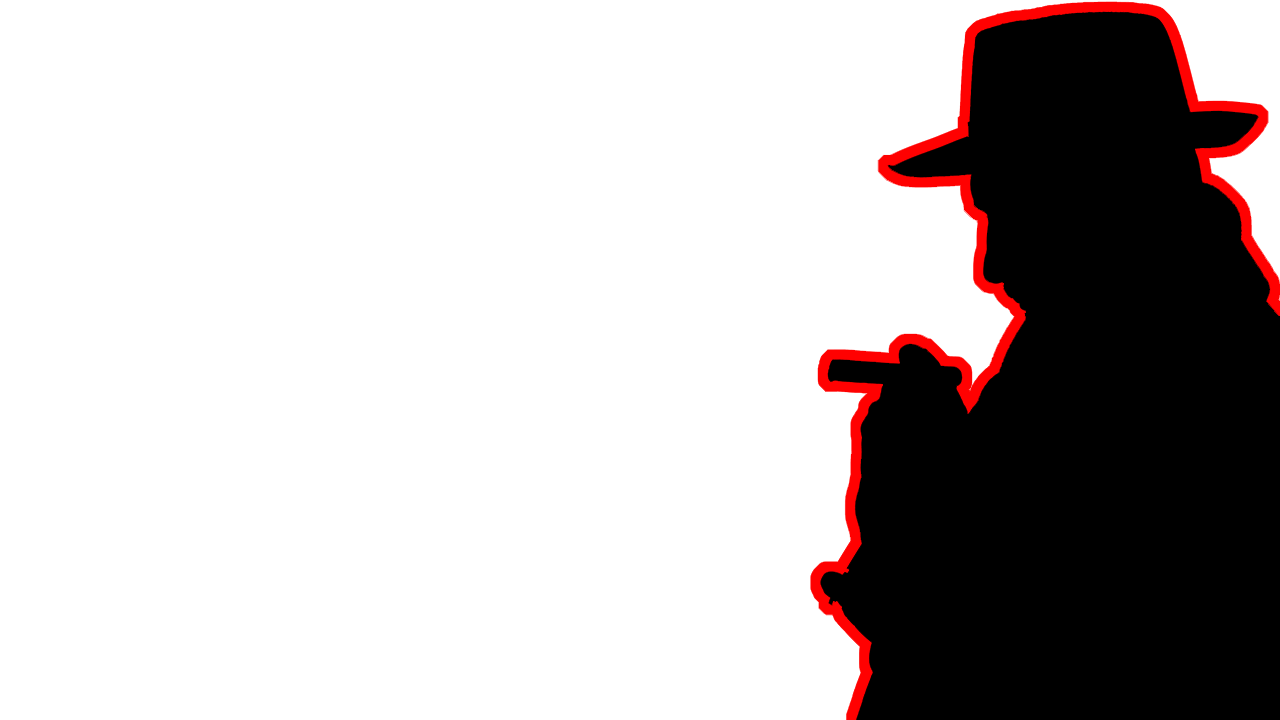
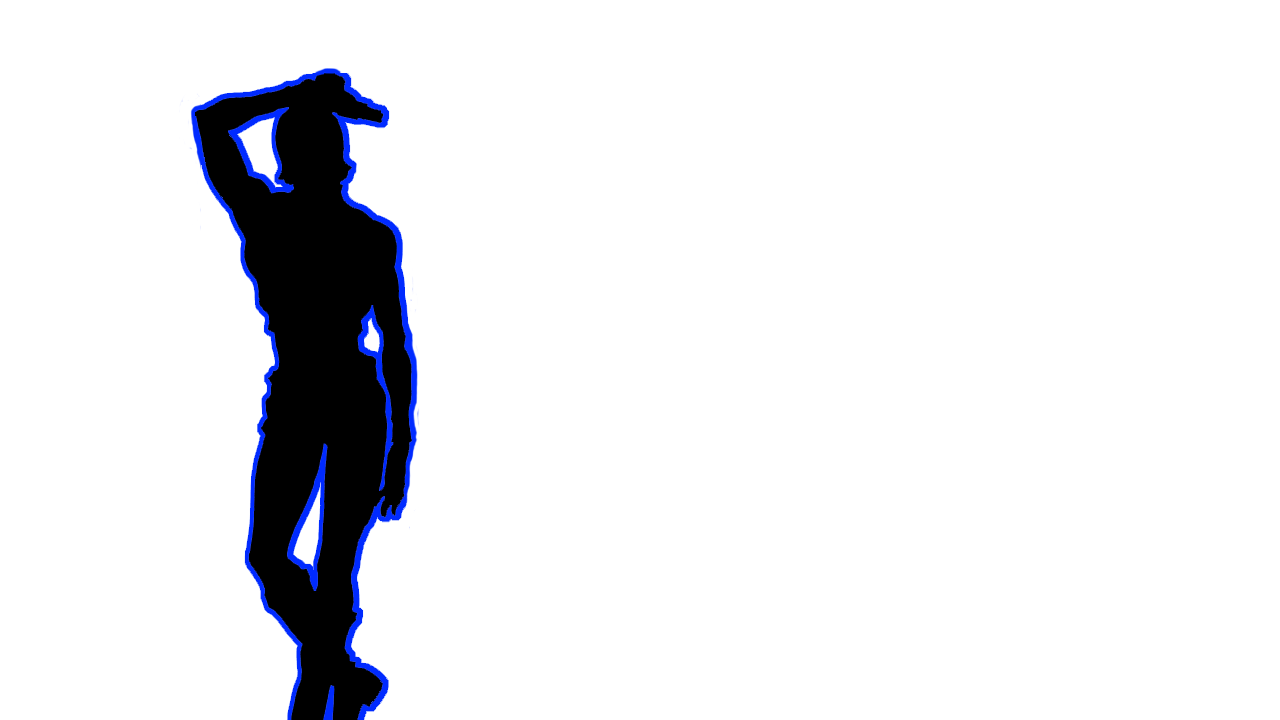
Layered file, before and after one edit (w=1280, h=720). Changes by layer:
added layer "Layer 1" above "Layer 2" over (x1=195, y1=68, x2=412, y2=720)
added layer "Layer 2" above "Color Fill 1" over (x1=179, y1=73, x2=420, y2=720)
renamed "Background Color" to "Color Fill 1", hid it, painted on it over (x1=179, y1=1, x2=1280, y2=720)
removed layer "Silhouette Color" over (x1=820, y1=11, x2=1280, y2=720)
removed layer "Outline" over (x1=179, y1=1, x2=1280, y2=720)
